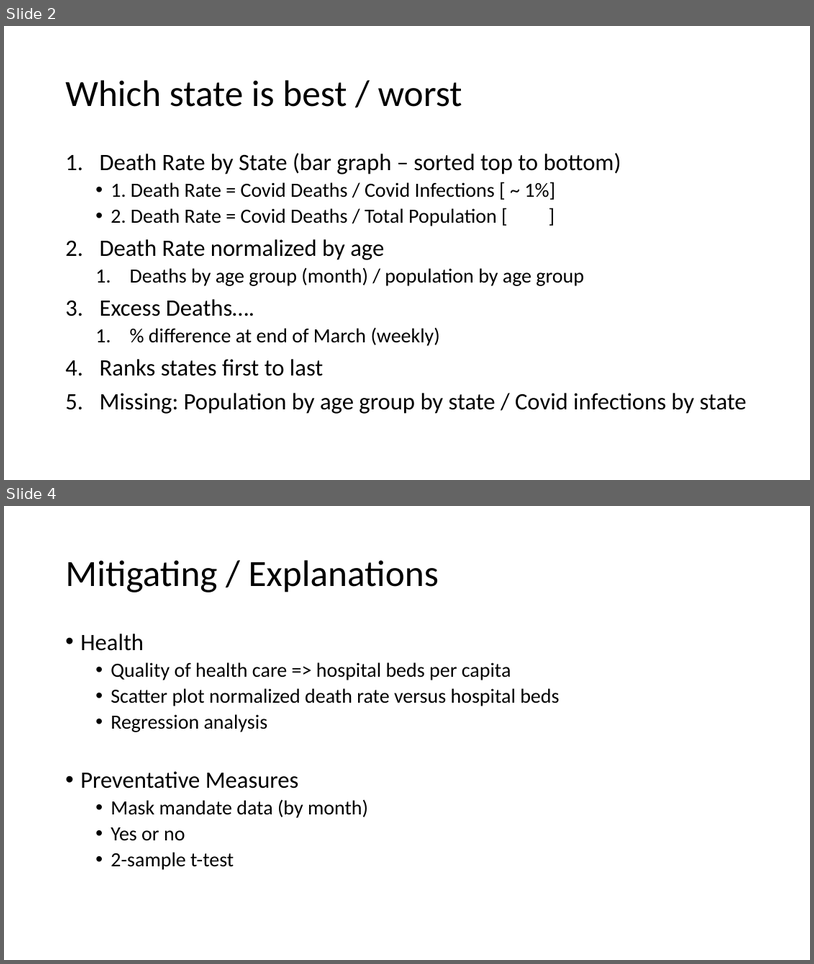
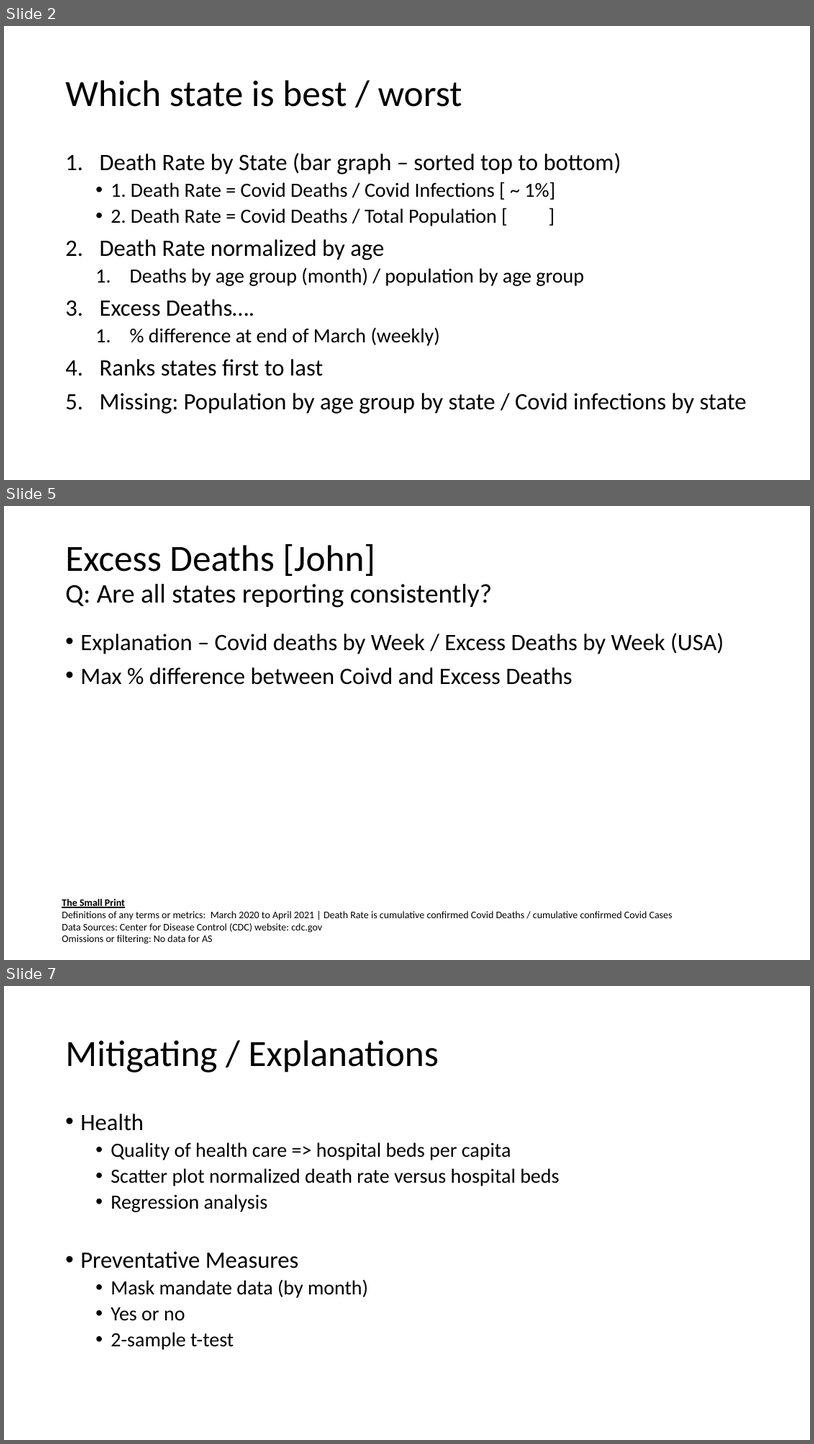
Before and after one commit to jenniecinelli/project_one, a slide deck: Folder0/Presentation1.pptx. Shown one above the other, each under a label of ours: slides 2 and 4 before the commit, slides 2, 5 and 7 after it; the slides between them are not shown. The pictures are 814x964 and 814x1444 pixels, drawn with LibreOffice and Linux fonts; fonts in the diff are those of the drawing. Boxes give left, top, right and bottom in pixels: in the first picture for what was removed or moved away, otherwise in the second. Text is boxed around its words. In the diff, an @@ line names an element or a change of style, - is before the commit and + after.

```diff
--- a/Folder0/Presentation1.pptx
+++ b/Folder0/Presentation1.pptx
@@ slide 5 added at (x1=4, y1=506, x2=810, y2=960), background #FFFFFF @@
@@ title added at (x1=65, y1=544, x2=492, y2=608), 32 pt, text #000000 @@
+Excess Deaths [John]
+Q: Are all states reporting consistently?
@@ text added at (x1=80, y1=633, x2=724, y2=685), 28 pt, text #000000 @@
+• Explanation – Covid deaths by Week / Excess Deaths by Week (USA)
+• Max % difference between Coivd and Excess Deaths
@@ text added at (x1=62, y1=898, x2=673, y2=944), 12 pt, text #000000 @@
+The Small Print
+Definitions of any terms or metrics: March 2020 to April 2021 | Death Rate is cumulative confirmed Covid Deaths / cumulative confirmed Covid Cases
+Data Sources: Center for Disease Control (CDC) website: cdc.gov
+Omissions or filtering: No data for AS
@@ what was slide 4 is now slide 7 @@
```
Also in this commit, not shown: 8 other slides added, 1 slide removed, 1 other file.
